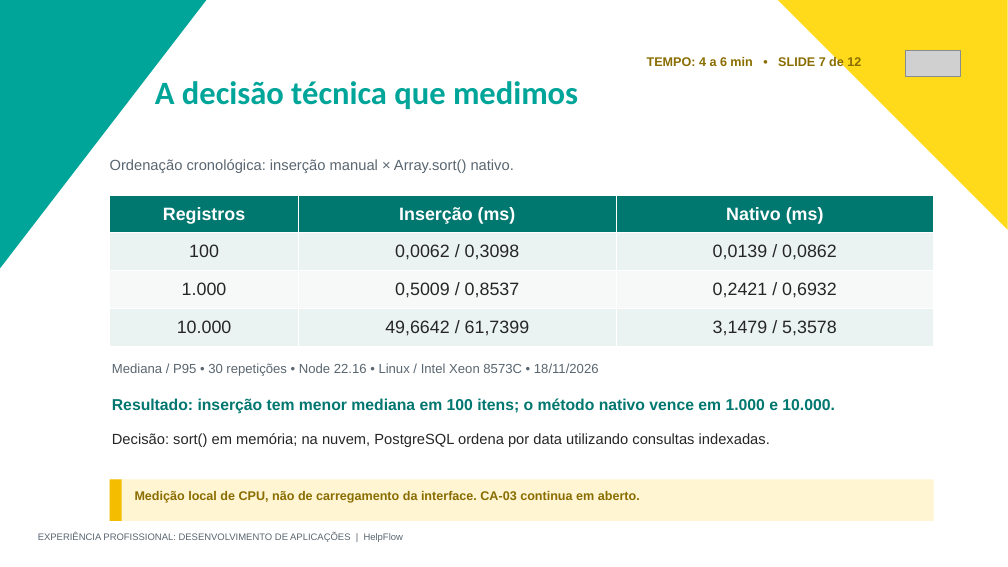
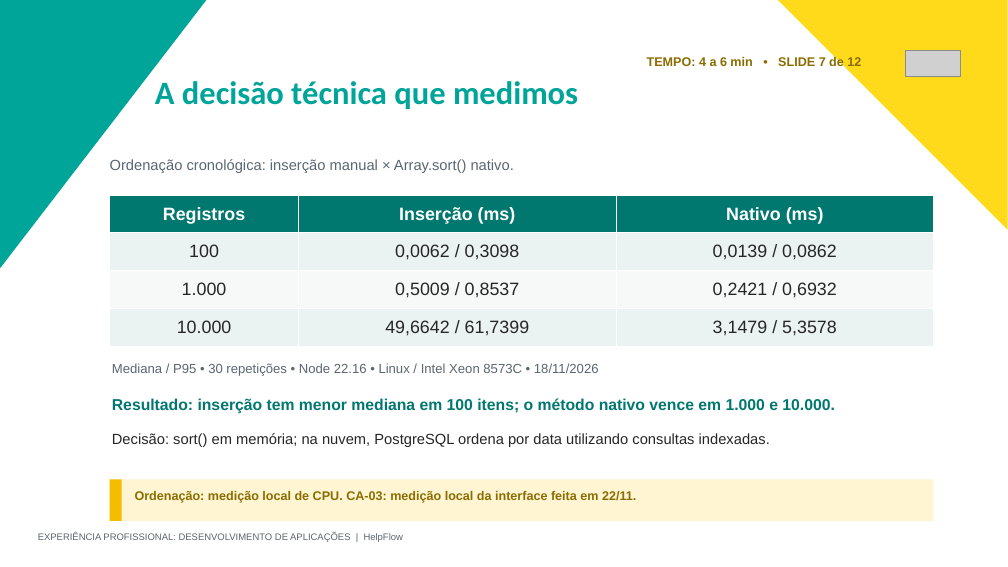
Before and after one commit to Goldcrowb/TCC_HelpFlow, a slide deck: slide 7 of apresentacao/HelpFlow_Defesa.pptx. Drawn at 1008x567 pixels with LibreOffice and Linux fonts; fonts in the diff are those of the drawing; grey boxes stand for pictures. Boxes give left, top, right and bottom in pixels: in the first picture for what was removed or moved away, otherwise in the second. Text is boxed around its words. In the diff, an @@ line names an element or a change of style, - is before the commit and + after.

```diff
--- a/apresentacao/HelpFlow_Defesa.pptx
+++ b/apresentacao/HelpFlow_Defesa.pptx
@@ text at bbox=[135, 491, 636, 503]: text changed @@
-Medição local de CPU, não de carregamento da interface. CA-03 continua em aberto.
+Ordenação: medição local de CPU. CA-03: medição local da interface feita em 22/11.
```
Also in this commit, not shown: 2 other slides changed, 13 other files.
